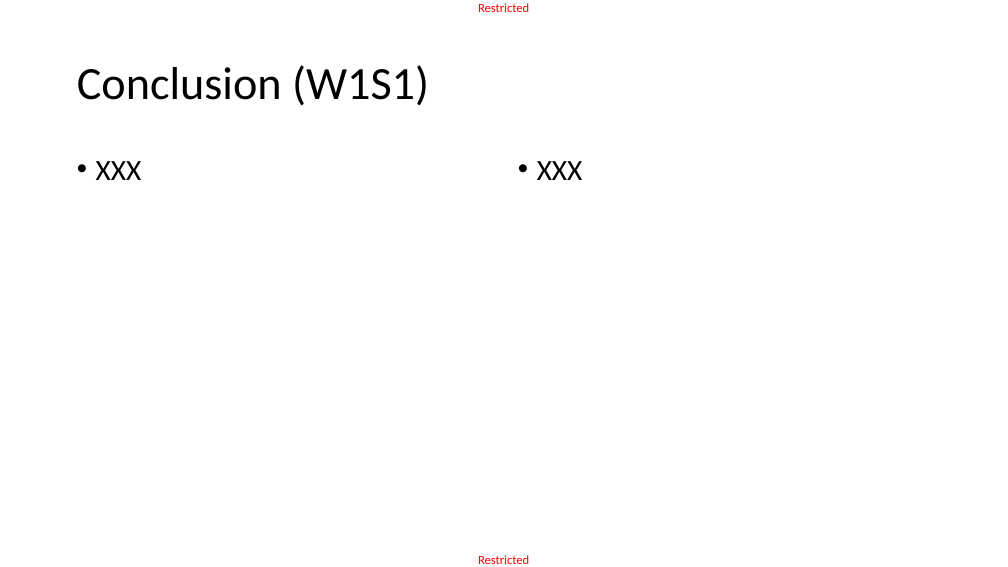
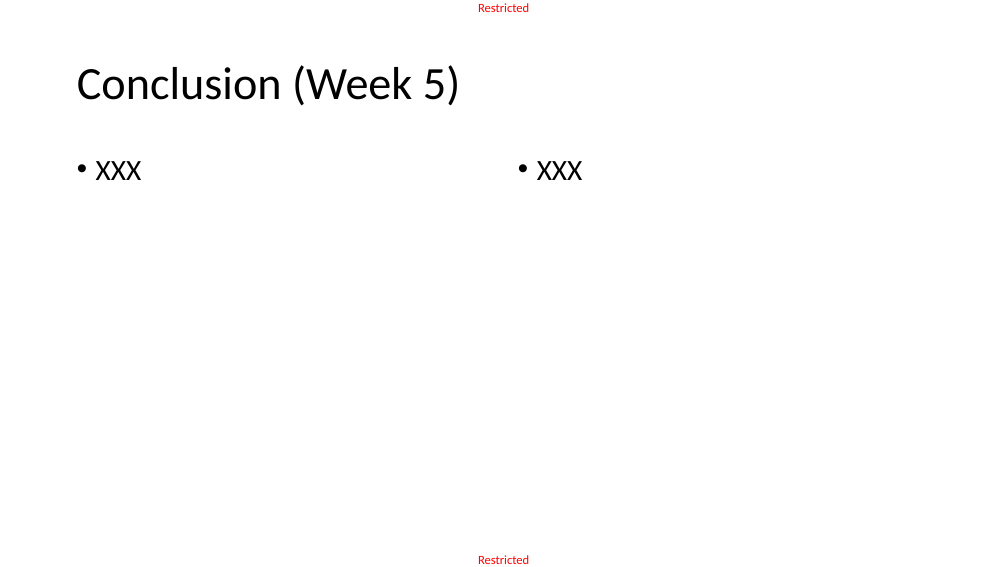
Before and after one commit to matthieudemari/SUTD_DL_50_039, a slide deck: slide 35 of W5/0. All/W5.pptx (slide 3 before the commit). Drawn at 1008x567 pixels with LibreOffice and Linux fonts; fonts in the diff are those of the drawing. Boxes give left, top, right and bottom in pixels: in the first picture for what was removed or moved away, otherwise in the second. Text is boxed around its words. In the diff, an @@ line names an element or a change of style, - is before the commit and + after.

```diff
--- a/W5/0. All/W5.pptx
+++ b/W5/0. All/W5.pptx
@@ title at <box>77,65,460,106</box>: text changed @@
-Conclusion (W1S1)
+Conclusion (Week 5)
```
Also in this commit, not shown: 2 other slides changed, 33 slides added, 6 other files.
